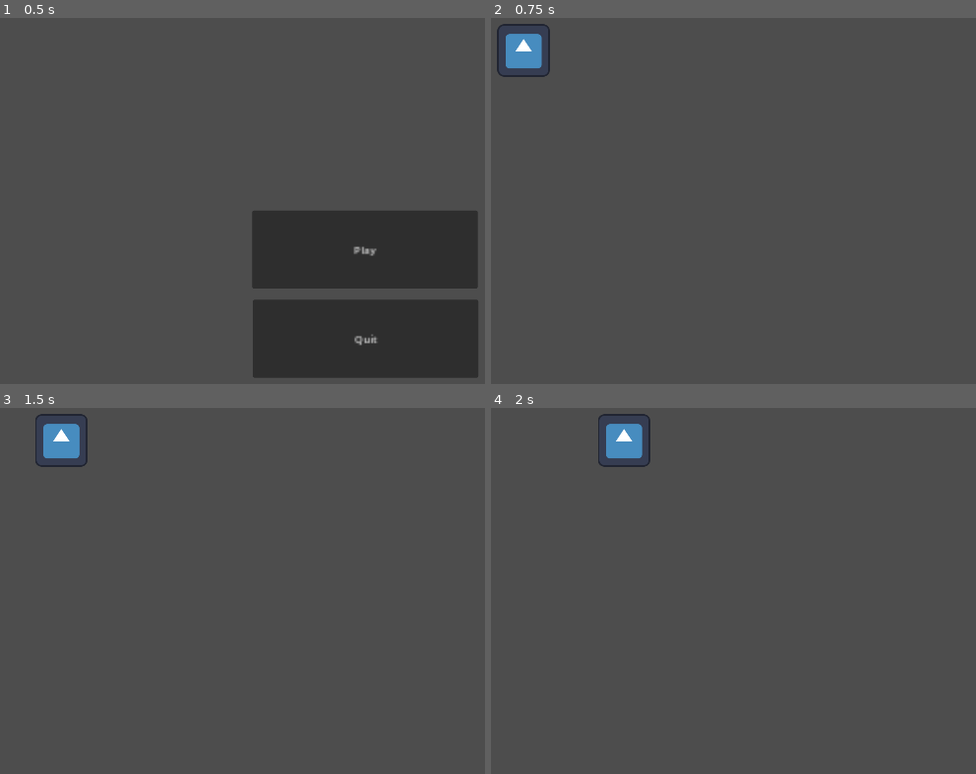
Above: before the commit, frames 1-4 (two rows, left to right).
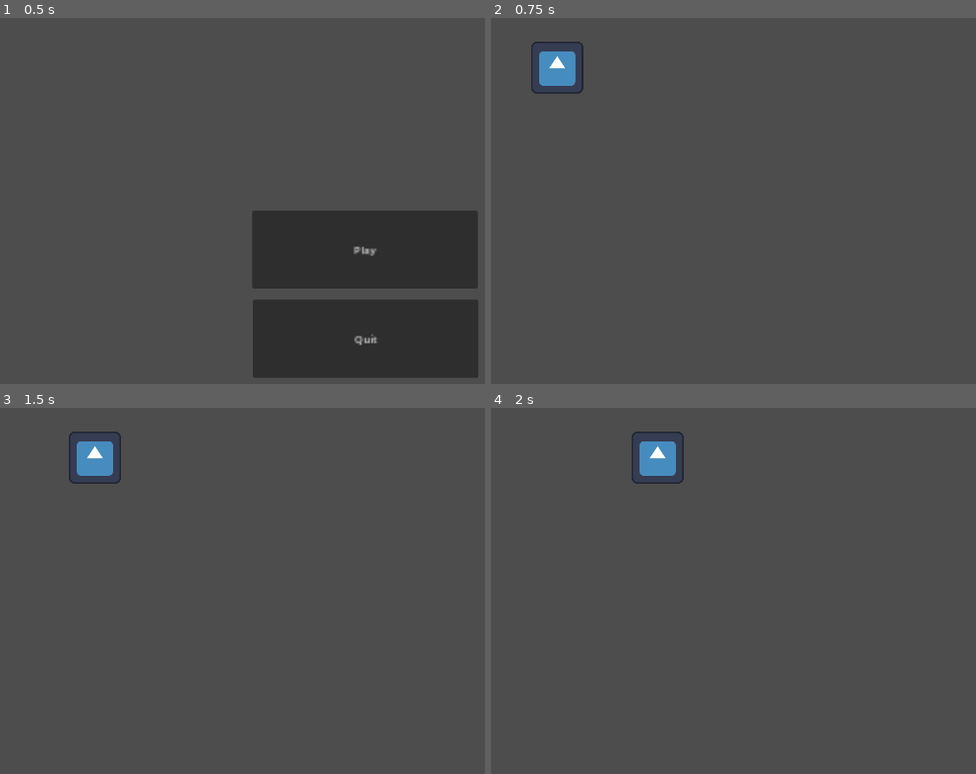
Above: after the commit, the same moments.

Repository: HuskyGameDev/2024s-team8
Game: Godot game, scene res://Scenes/main.tscn
Same seed, same stepped clock (60 frames per second), same inputs: the game is played once before the commit and once after it. The engine's default icon, where the game draws it, is replaced by a stand-in: a white triangle on a blue panel in a dark square.
Inputs:
- Up to frame 1 (0.5 s): no input
- Up to frame 2 (0.75 s): click "Play" at 0.5 s
- Up to frame 3 (1.5 s): tap Enter at 1.25 s; hold D (RIGHT) from 1.28 s (still down); hold F (INTERACT) from 1.28 s (still down)
- Up to frame 4 (2 s): keep holding D (RIGHT); keep holding F (INTERACT)

Frame 1 is identical in both runs. In frame 2, 1.7% of the frame differs, in the area x 1-20%, y 1-21%; in frame 3, 1.7%; in frame 4, 1.7%.

Commit message:
Implemented Tile_map
All scenes previously created now have a tile map and i created a tile map scene that we can just put into any new node that we make

Diff:
--- a/Scenes/bunks.tscn
+++ b/Scenes/bunks.tscn
@@ -1,3 +1,7 @@
-[gd_scene format=3 uid="uid://nfn4onl8do2a"]
+[gd_scene load_steps=2 format=3 uid="uid://nfn4onl8do2a"]
+
+[ext_resource type="PackedScene" uid="uid://ny55otxbs0t" path="res://Scenes/tile_map.tscn" id="1_hwk40"]
 
 [node name="Bunks" type="Node2D"]
+
+[node name="TileMap" parent="." instance=ExtResource("1_hwk40")]
--- a/Scenes/command_deck.tscn
+++ b/Scenes/command_deck.tscn
@@ -1,3 +1,7 @@
-[gd_scene format=3 uid="uid://dry0m61no3mts"]
+[gd_scene load_steps=2 format=3 uid="uid://dry0m61no3mts"]
+
+[ext_resource type="PackedScene" uid="uid://ny55otxbs0t" path="res://Scenes/tile_map.tscn" id="1_ofowq"]
 
 [node name="Command_Deck" type="Node2D"]
+
+[node name="TileMap" parent="." instance=ExtResource("1_ofowq")]
--- a/Scenes/hallway_1.tscn
+++ b/Scenes/hallway_1.tscn
@@ -1,8 +1,11 @@
-[gd_scene load_steps=2 format=3 uid="uid://cqdd60m4t5g3o"]
+[gd_scene load_steps=3 format=3 uid="uid://cqdd60m4t5g3o"]
 
-[ext_resource type="PackedScene" uid="uid://ckvleqm7iw707" path="res://Scenes/player.tscn" id="1_ff7tc"]
+[ext_resource type="PackedScene" uid="uid://ckvleqm7iw707" path="res://Scenes/player.tscn" id="1_1qih8"]
+[ext_resource type="PackedScene" uid="uid://ny55otxbs0t" path="res://Scenes/tile_map.tscn" id="2_p43gs"]
 
 [node name="Hallway_1" type="Node2D"]
 
-[node name="Player" parent="." instance=ExtResource("1_ff7tc")]
-position = Vector2(154, 144)
+[node name="Player" parent="." instance=ExtResource("1_1qih8")]
+position = Vector2(236, 186)
+
+[node name="TileMap" parent="." instance=ExtResource("2_p43gs")]
--- a/Scenes/hallway_2.tscn
+++ b/Scenes/hallway_2.tscn
@@ -1,3 +1,7 @@
-[gd_scene format=3 uid="uid://8ymsprlnhnvn"]
+[gd_scene load_steps=2 format=3 uid="uid://8ymsprlnhnvn"]
+
+[ext_resource type="PackedScene" uid="uid://ny55otxbs0t" path="res://Scenes/tile_map.tscn" id="1_mouln"]
 
 [node name="Hallway_2" type="Node2D"]
+
+[node name="TileMap" parent="." instance=ExtResource("1_mouln")]
--- a/Scenes/mess_hall.tscn
+++ b/Scenes/mess_hall.tscn
@@ -1,3 +1,7 @@
-[gd_scene format=3 uid="uid://ceo8x6t56umfj"]
+[gd_scene load_steps=2 format=3 uid="uid://ceo8x6t56umfj"]
+
+[ext_resource type="PackedScene" uid="uid://ny55otxbs0t" path="res://Scenes/tile_map.tscn" id="1_4s1ho"]
 
 [node name="Mess_Hall" type="Node2D"]
+
+[node name="TileMap" parent="." instance=ExtResource("1_4s1ho")]
--- a/Scenes/research_room_1.tscn
+++ b/Scenes/research_room_1.tscn
@@ -1,3 +1,8 @@
-[gd_scene format=3 uid="uid://brl2s24xh0xyu"]
+[gd_scene load_steps=2 format=3 uid="uid://brl2s24xh0xyu"]
+
+[ext_resource type="PackedScene" uid="uid://ny55otxbs0t" path="res://Scenes/tile_map.tscn" id="1_hqixg"]
 
 [node name="Research Room 1" type="Node2D"]
+
+[node name="TileMap" parent="." instance=ExtResource("1_hqixg")]
+position = Vector2(1, 0)
--- a/Scenes/research_room_2.tscn
+++ b/Scenes/research_room_2.tscn
@@ -1,3 +1,7 @@
-[gd_scene format=3 uid="uid://bf0x2ewtfupr"]
+[gd_scene load_steps=2 format=3 uid="uid://bf0x2ewtfupr"]
+
+[ext_resource type="PackedScene" uid="uid://ny55otxbs0t" path="res://Scenes/tile_map.tscn" id="1_hyu52"]
 
 [node name="Research_Room_2" type="Node2D"]
+
+[node name="TileMap" parent="." instance=ExtResource("1_hyu52")]
--- /dev/null
+++ b/Scenes/tile_map.tscn
@@ -0,0 +1,34 @@
+[gd_scene load_steps=4 format=3 uid="uid://ny55otxbs0t"]
+
+[ext_resource type="Texture2D" uid="uid://bgflry6dq76c7" path="res://Assets/room_tilemap_basic.png" id="1_tc7ue"]
+
+[sub_resource type="TileSetAtlasSource" id="TileSetAtlasSource_8e8f5"]
+texture = ExtResource("1_tc7ue")
+margins = Vector2i(1, 1)
+separation = Vector2i(1, 1)
+texture_region_size = Vector2i(17, 17)
+0:0/0 = 0
+1:0/0 = 0
+2:0/0 = 0
+3:0/0 = 0
+4:0/0 = 0
+5:0/0 = 0
+6:0/0 = 0
+8:0/0 = 0
+7:0/0 = 0
+9:0/0 = 0
+10:0/0 = 0
+11:0/0 = 0
+12:0/0 = 0
+13:0/0 = 0
+14:0/0 = 0
+15:0/0 = 0
+16:0/0 = 0
+17:0/0 = 0
+
+[sub_resource type="TileSet" id="TileSet_pne1k"]
+sources/0 = SubResource("TileSetAtlasSource_8e8f5")
+
+[node name="TileMap" type="TileMap"]
+tile_set = SubResource("TileSet_pne1k")
+format = 2
